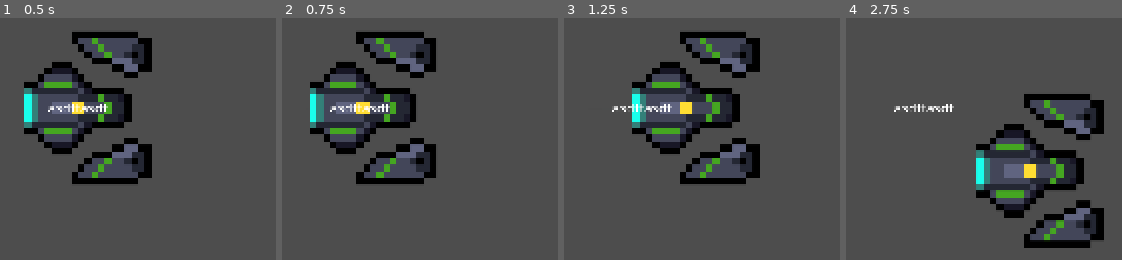
Above: before the commit, frames 1-4 (left to right).
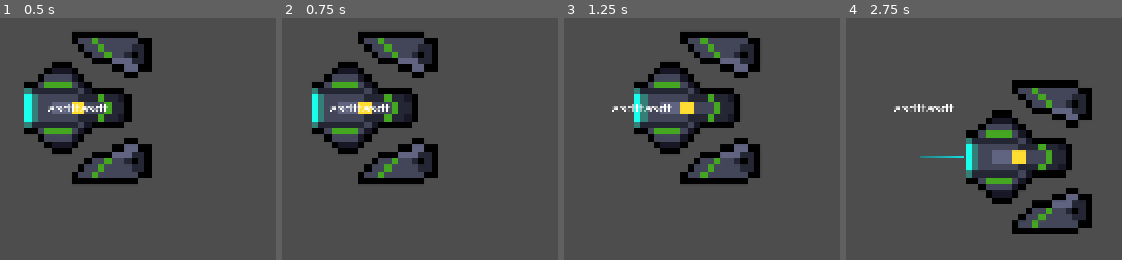
Above: after the commit, the same moments.

Repository: Augrider/Project-Endless
Game: Godot game, scene res://Main.tscn
Same seed, same stepped clock (60 frames per second), same inputs: the game is played once before the commit and once after it.
Inputs (mouse positions are in pixels of both pictures, inside the frame that each line leads up to):
- Up to frame 1 (0.5 s): no input
- Up to frame 2 (0.75 s): tap Enter at 0.5 s; move the mouse to (outside the picture) at 0.52 s; hold D (move_right) from 0.53 s (still down); hold Shift (boost, bound only before the commit) from 0.53 s (still down)
- Up to frame 3 (1.25 s): keep holding D (move_right); keep holding Shift (boost, bound only before the commit); tap Space (stop, bound only before the commit) at 0.8 s
- Up to frame 4 (2.75 s): move the mouse to (outside the picture) at 1.27 s; release D (move_right) at 1.28 s; release Shift (boost, bound only before the commit) at 1.28 s; hold S (move_back) 1.28-2.03 s; tap Space (stop, bound only before the commit) at 1.35, 2.3 s; tap Shift (boost, bound only before the commit) at 1.55 s; move the mouse to (outside the picture) at 2.02 s; hold D (move_right) from 2.03 s (still down); hold Shift (boost, bound only before the commit) from 2.03 s (still down)

Frame 1 is identical in both runs. In frame 2, 2.3% of the frame differs, in the area x 10-57%, y 5-69%; in frame 3, 1.8%; in frame 4, 20%, in the area x 26-94%, y 25-96%.

Commit message:
Input, Direction

Diff:
--- /dev/null
+++ b/Player/Animations/Player_frames.tres
@@ -0,0 +1,14 @@
+[gd_resource type="SpriteFrames" format=3 uid="uid://dubjv2co4dln5"]
+
+[ext_resource type="Texture2D" uid="uid://cnq8ooshbrq1a" path="res://Player/Sprites/Ship.png" id="1_n344k"]
+
+[resource]
+animations = [{
+"frames": [{
+"duration": 1.0,
+"texture": ExtResource("1_n344k")
+}],
+"loop": true,
+"name": &"default",
+"speed": 5.0
+}]
--- a/Player/Player.tscn
+++ b/Player/Player.tscn
@@ -1,11 +1,12 @@
 [gd_scene format=3 uid="uid://bb7dqkjvtgyxx"]
 
-[ext_resource type="Texture2D" uid="uid://cnq8ooshbrq1a" path="res://Player/Sprites/Ship.png" id="1"]
 [ext_resource type="Script" uid="uid://pnh8ogrekeen" path="res://Player/Player.gd" id="2"]
+[ext_resource type="Script" uid="uid://bmbefbuxs6sac" path="res://Player/Scripts/Visuals/PlayerSprite.gd" id="2_5wa8t"]
+[ext_resource type="SpriteFrames" uid="uid://dubjv2co4dln5" path="res://Player/Animations/Player_frames.tres" id="2_p7tob"]
 [ext_resource type="Script" uid="uid://kgm4y55dvs1r" path="res://Player/Scripts/PlayerHealth.gd" id="3"]
 [ext_resource type="Script" uid="uid://dq6f0d42krwo5" path="res://Player/Scripts/PlayerInput.gd" id="4"]
 [ext_resource type="Script" uid="uid://dxsaihera4jpa" path="res://Player/Scripts/PlayerMovement.gd" id="5"]
-[ext_resource type="Script" uid="uid://cgywojitp42dr" path="res://Player/Scripts/PlayerDirection.gd" id="6"]
+[ext_resource type="Script" uid="uid://cgywojitp42dr" path="res://Player/Scripts/PlayerInputDirection.gd" id="6"]
 [ext_resource type="Script" uid="uid://di8hipxsacs2y" path="res://Player/Scripts/Visuals/Trail2D.gd" id="7"]
 [ext_resource type="Script" uid="uid://cfe6h0ncf0lgv" path="res://Common/Stopwatch.gd" id="8_5wa8t"]
 [ext_resource type="Gradient" path="res://trail_gradient.tres" id="9"]
@@ -34,10 +35,11 @@
 [node name="CollisionShape2D" type="CollisionShape2D" parent="." unique_id=1015723415]
 shape = SubResource("1")
 
-[node name="Body" type="Sprite2D" parent="." unique_id=1014827918]
-texture = ExtResource("1")
+[node name="AnimatedSprite2D" type="AnimatedSprite2D" parent="." unique_id=922357269]
+sprite_frames = ExtResource("2_p7tob")
+script = ExtResource("2_5wa8t")
 
-[node name="Trail2D" type="Line2D" parent="Body" unique_id=45516561]
+[node name="Trail2D" type="Line2D" parent="AnimatedSprite2D" unique_id=45516561]
 position = Vector2(-8, 0)
 width = 1.0
 width_curve = ExtResource("10")
@@ -72,8 +74,6 @@
 [node name="PivotLeft" type="Node2D" parent="Equipment" unique_id=1859785852]
 position = Vector2(0, -8)
 script = ExtResource("6")
-nodePath = NodePath(".")
-rotationSpeed = 50.0
 
 [node name="Sprite2D" type="Sprite2D" parent="Equipment/PivotLeft" unique_id=701064059]
 texture = ExtResource("15")
@@ -81,21 +81,19 @@
 [node name="PivotRight" type="Node2D" parent="Equipment" unique_id=1973748679]
 position = Vector2(0, 8)
 script = ExtResource("6")
-nodePath = NodePath(".")
-rotationSpeed = 50.0
 
 [node name="Sprite2D" type="Sprite2D" parent="Equipment/PivotRight" unique_id=1509277480]
 texture = ExtResource("15")
 flip_v = true
 
+[node name="Input Direction" type="Node2D" parent="." unique_id=1325068034]
+script = ExtResource("6")
+
 [node name="Input" type="Node" parent="." unique_id=464753604]
 script = ExtResource("4")
-movementPath = NodePath("../Player Movement")
-
-[node name="Direction" type="Node" parent="." unique_id=1550294680]
-script = ExtResource("6")
-nodePath = NodePath("..")
-rotationSpeed = 25.0
 
 [node name="Stats" type="Node" parent="." unique_id=1439619079]
 script = ExtResource("12")
+
+[connection signal="look_point_changed" from="Input Direction" to="AnimatedSprite2D" method="_on_input_direction_look_point_changed"]
+[connection signal="movement_input_updated" from="Input" to="Player Movement" method="_on_input_movement_input_updated"]
--- a/Player/Scripts/PlayerDirection.gd
+++ /dev/null
@@ -1,26 +0,0 @@
-class_name PlayerDirection extends Node
-#TODO: Add proper hands class and add limits
-#TODO: Draw weapons with hands as one sprite, or do that only with some weapons
-@export var nodePath: NodePath
-@onready var body:Node2D = get_node(nodePath)
-
-@export var camPath: NodePath
-@onready var cam:Camera2D=get_node(camPath)
-
-@export var rotationSpeed:float
-
-
-# Called every frame. 'delta' is the elapsed time since the previous frame.
-#func _process(delta: float) -> void:
-	#StepRotateTowards(get_target_angle(), delta)
-
-
-func get_target_angle()->float:
-	return body.get_angle_to(cam.get_global_mouse_position())
-
-func StepRotateTowards(targetAngle:float, delta:float)->void:
-	var speed = rotationSpeed*delta
-	var rotation = clamp(targetAngle, -speed, speed)
-
-#	// Smoothly rotate towards the target angle
-	body.rotate(rotation)
--- a/Player/Scripts/PlayerInput.gd
+++ b/Player/Scripts/PlayerInput.gd
@@ -1,29 +1,27 @@
 class_name PlayerInput extends Node
 
-signal movement_input_updated
+enum InputDevice {MOUSE, JOYPAD}
 
-@export var movementInput:Vector2
-@export var boostInput:bool=false
-@export var stopInput:bool=false
+signal movement_input_updated(new_value:Vector2)
+signal device_changed(input_device:InputDevice)
 
-@export var movementPath: NodePath
+@export var movementInput:Vector2 = Vector2.ZERO
 
-var movement:PlayerMovement
+var inputDevice: InputDevice = InputDevice.MOUSE;
 
 #TODO: Add ability to turn on and off
 #TODO: Find how to pause
 
-func _ready() -> void:
-	movement = get_node(movementPath)
 
-func _process(delta:float)->void:
-	movementInput = Input.get_vector("move_left", "move_right", "move_forward", "move_back")
-	boostInput = Input.get_action_strength("boost")
-	stopInput = Input.get_action_strength("stop")
+func _unhandled_input(event: InputEvent)->void:
+	if event is InputEventMouse:
+		return
+
+	var movementInput = Input.get_vector("move_left", "move_right", "move_forward", "move_back")
+
+	print_debug("Movement "+str(movementInput))
 
 	if movementInput != self.movementInput:
-			self.movementInput = movementInput
-			emit_signal("movement_input_updated")
-			#print_debug("Movement changed "+String(movementInput))
-
-	movement.set_movement_input(movementInput.normalized())
+		self.movementInput = movementInput
+		emit_signal("movement_input_updated", movementInput)
+		print_debug("Movement changed "+str(movementInput))
--- /dev/null
+++ b/Player/Scripts/PlayerInputDirection.gd
@@ -0,0 +1,54 @@
+#TODO: this should check if mouse working, if gamepad putting in direction
+#Based on those parameters - calculate if character looks left/right and look direction/position
+class_name PlayerDirection extends Node2D
+
+#enum DirectionDevice {MOUSE, JOYPAD}
+
+signal look_point_changed(value:Vector2)
+
+var directionDevice: PlayerInput.InputDevice = PlayerInput.InputDevice.MOUSE;
+var lookPointRelative:Vector2
+
+@export var joypadDirectionMultiplier: float
+@export var lookPoint:Vector2
+
+
+func _unhandled_input(event: InputEvent) -> void:
+	if event is InputEventJoypadMotion:
+		process_joypad(event as InputEventJoypadMotion)
+	elif event is InputEventMouseMotion:
+		process_mouse(event as InputEventMouseMotion)
+
+	print_debug("Relative Look Point "+str(lookPointRelative))
+
+func _process(delta: float) -> void:
+	lookPoint = global_position + lookPointRelative
+
+
+func process_joypad(event: InputEventJoypadMotion)->void:
+	#directionDevice=DirectionDevice.JOYPAD
+
+	var direction = Input.get_vector("aim_left", "aim_right", "aim_down", "aim_up")
+	lookPoint = joypadDirectionMultiplier * direction
+	lookPointRelative=lookPoint-global_position
+
+	emit_signal("look_point_changed", lookPointRelative)
+
+func process_mouse(event: InputEventMouseMotion)->void:
+	#directionDevice=DirectionDevice.MOUSE
+
+	lookPoint = get_global_mouse_position()
+	lookPointRelative=lookPoint-global_position
+
+	emit_signal("look_point_changed", lookPointRelative)
+
+
+#func get_target_angle()->float:
+	#return body.get_angle_to(cam.get_global_mouse_position())
+
+#func StepRotateTowards(targetAngle:float, delta:float)->void:
+	#var speed = rotationSpeed*delta
+	#var rotation = clamp(targetAngle, -speed, speed)
+	#
+##	// Smoothly rotate towards the target angle
+	#body.rotate(rotation)
--- a/Player/Scripts/PlayerMovement.gd
+++ b/Player/Scripts/PlayerMovement.gd
@@ -22,11 +22,13 @@
 var speedRel:float
 
 
+func _on_input_movement_input_updated(new_value: Vector2) -> void:
+	set_movement_input(new_value)
+
+
 func set_movement_input(input:Vector2)->void:
 	if (input.length_squared() > 0) != moving && stopwatch.time/accelerationDuration > 1:
 		stopwatch.reset()
-	#elif moving && (input.length_squared() > 0):
-		#stopwatch.set_time(0.8*accelerationDuration)
 
 	moving=input.length_squared() > 0
 
--- /dev/null
+++ b/Player/Scripts/Visuals/PlayerSprite.gd
@@ -0,0 +1,11 @@
+extends AnimatedSprite2D
+
+#TODO: aim, animate, shader effects?
+
+# Called every frame. 'delta' is the elapsed time since the previous frame.
+#func _process(delta: float) -> void:
+	#
+
+
+func _on_input_direction_look_point_changed(value: Vector2) -> void:
+	flip_h = value.x<0
--- a/project.godot
+++ b/project.godot
@@ -56,12 +56,7 @@
 "events": [Object(InputEventKey,"resource_local_to_scene":false,"resource_name":"","device":0,"window_id":0,"alt_presse …(189 unchanged characters)…
 ]
 }
-boost={
-"deadzone": 0.5,
-"events": [Object(InputEventKey,"resource_local_to_scene":false,"resource_name":"","device":0,"window_id":0,"alt_pressed":false,"shift_pressed":false,"ctrl_pressed":false,"meta_pressed":false,"pressed":false,"keycode":4194325,"physical_keycode":0,"key_label":0,"unicode":0,"location":0,"echo":false,"script":null)
-]
-}
-stop={
+move_ability={
 "deadzone": 0.5,
 "events": [Object(InputEventKey,"resource_local_to_scene":false,"resource_name":"","device":0,"window_id":0,"alt_presse …(189 unchanged characters)…
 ]
@@ -75,6 +70,22 @@
 "deadzone": 0.5,
 "events": [Object(InputEventMouseButton,"resource_local_to_scene":false,"resource_name":"","device":0,"window_id":0,"al …(252 unchanged characters)…
 ]
+}
+aim_left={
+"deadzone": 0.2,
+"events": []
+}
+aim_right={
+"deadzone": 0.2,
+"events": []
+}
+aim_up={
+"deadzone": 0.2,
+"events": []
+}
+aim_down={
+"deadzone": 0.2,
+"events": []
 }
 
 [layer_names]
Renamed: Player/Scripts/PlayerDirection.gd.uid -> Player/Scripts/PlayerInputDirection.gd.uid
Not shown, added: Player/Scripts/Visuals/PlayerSprite.gd.uid
